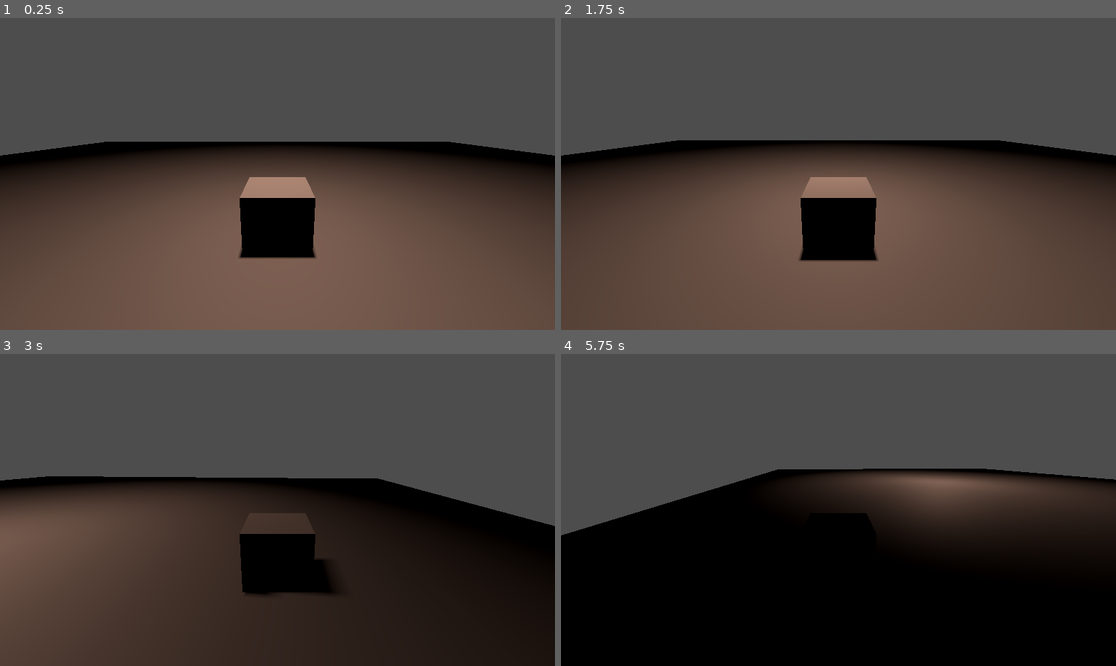
Above: before the commit, frames 1-4 (two rows, left to right).
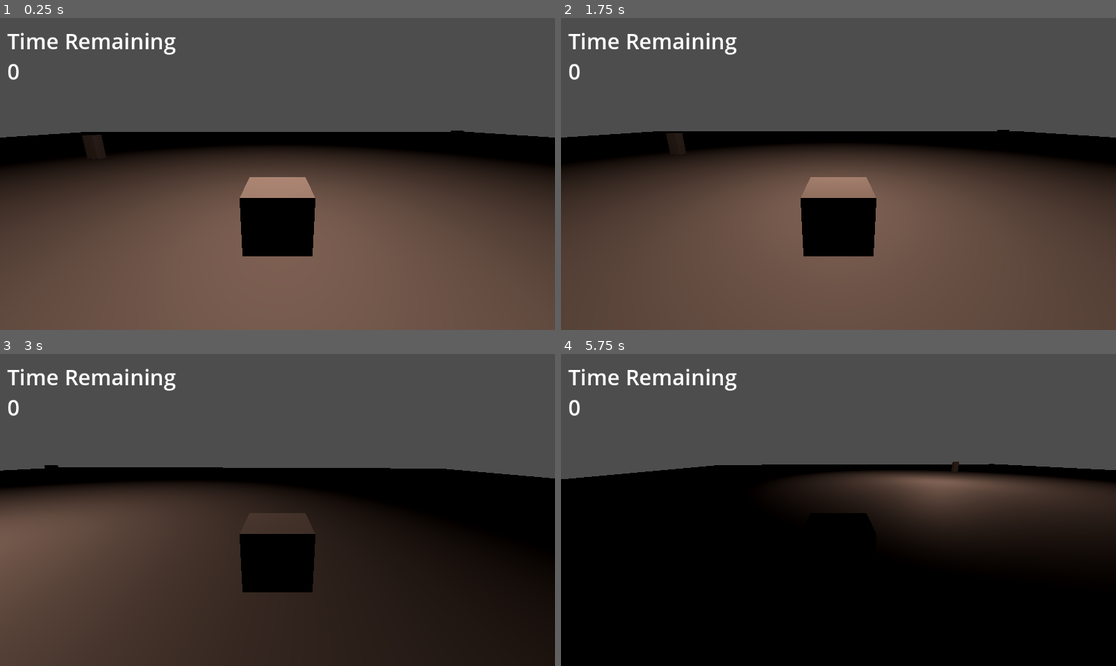
Above: after the commit, the same moments.

Repository: malceore/ClownCarGame
Game: Godot game, scene res://scenes/world.tscn
Two runs of this game, one before a commit and one after it. Both use one fixed random seed, a clock stepped at 60 frames per second and the inputs below.
Inputs (mouse positions are in pixels of both pictures, inside the frame that each line leads up to):
- Up to frame 1 (0.25 s): no input
- Up to frame 2 (1.75 s): tap Enter at 0.5 s; move the mouse to (960, 158) at 0.52 s; hold D (turn_right) 0.53-1.28 s; hold Space (honk, bound only after the commit) 0.53-1.28 s; move the mouse to (727, 189) at 1.27 s; hold S (reverse) from 1.28 s (still down); click (727, 189) at 1.35 s; tap Space (honk, bound only after the commit) at 1.55 s
- Up to frame 3 (3 s): move the mouse to (333, 441) at 2.02 s; release S (reverse) at 2.03 s; hold D (turn_right) 2.03-2.78 s; hold Space (honk, bound only after the commit) 2.03-2.78 s; move the mouse to (249, 572) at 2.77 s; hold W (accelerate) from 2.78 s (still down); tap Space (honk, bound only after the commit) at 2.85 s
- Up to frame 4 (5.75 s): move the mouse to (1005, 556) at 3.52 s; release W (accelerate) at 3.53 s; press the mouse at (1005, 556) at 3.53 s; hold A (turn_left) 3.53-5.03 s; tap Space (honk, bound only after the commit) at 3.8, 4.35 s; move the mouse to (672, 463) at 4.27 s; release the mouse at (672, 463) at 4.28 s; move the mouse to (866, 510) at 5.02 s; hold S (reverse) from 5.03 s (still down); hold Space (honk, bound only after the commit) from 5.03 s (still down)

The runs differ from the first frame. In frame 1, 4.7% of the frame differs, in the area x 0-100%, y 4-78%; in frame 2, 4.7%; in frame 3, 6.4%; in frame 4, 5.9%.

Commit message:
added clowns you can honk at, timer, win and lose states.

Diff:
--- a/project.godot
+++ b/project.godot
@@ -42,3 +42,8 @@
 "events": [Object(InputEventMouseButton,"resource_local_to_scene":false,"resource_name":"","device":-1,"window_id":0,"a …(258 unchanged characters)…
 ]
 }
+honk={
+"deadzone": 0.5,
+"events": [Object(InputEventKey,"resource_local_to_scene":false,"resource_name":"","device":-1,"window_id":0,"alt_pressed":false,"shift_pressed":false,"ctrl_pressed":false,"meta_pressed":false,"pressed":false,"keycode":0,"physical_keycode":32,"key_label":0,"unicode":32,"echo":false,"script":null)
+]
+}
--- /dev/null
+++ b/scenes/clown_billboard.tscn
@@ -0,0 +1,12 @@
+[gd_scene load_steps=3 format=3 uid="uid://dk13en0bbkjqb"]
+
+[ext_resource type="Script" path="res://scripts/clown_billboard.gd" id="1_4vd16"]
+
+[sub_resource type="BoxMesh" id="BoxMesh_cmh0x"]
+size = Vector3(1, 2.5, 1)
+
+[node name="ClownBillboard" type="Node3D" groups=["clowns"]]
+script = ExtResource("1_4vd16")
+
+[node name="MeshInstance3D" type="MeshInstance3D" parent="."]
+mesh = SubResource("BoxMesh_cmh0x")
--- /dev/null
+++ b/scenes/drive_timer.tscn
@@ -0,0 +1,25 @@
+[gd_scene load_steps=2 format=3 uid="uid://nv0j85y4k0f"]
+
+[ext_resource type="Script" path="res://scripts/drive_timer.gd" id="1_vxr8r"]
+
+[node name="DriveTimer" type="Control"]
+layout_mode = 3
+anchors_preset = 15
+anchor_right = 1.0
+anchor_bottom = 1.0
+grow_horizontal = 2
+grow_vertical = 2
+script = ExtResource("1_vxr8r")
+
+[node name="Timer" type="Timer" parent="."]
+wait_time = 600.0
+one_shot = true
+
+[node name="TimeRemaining" type="RichTextLabel" parent="."]
+layout_mode = 0
+offset_left = 15.0
+offset_top = 16.0
+offset_right = 503.0
+offset_bottom = 204.0
+theme_override_font_sizes/normal_font_size = 45
+text = "00:00:00"
--- a/scenes/world.tscn
+++ b/scenes/world.tscn
@@ -1,17 +1,22 @@
-[gd_scene load_steps=4 format=3 uid="uid://bc8d5dw48xue4"]
+[gd_scene load_steps=7 format=3 uid="uid://bc8d5dw48xue4"]
 
 [ext_resource type="PackedScene" uid="uid://dyfrjvxj54dp0" path="res://scenes/car.tscn" id="1_ai7gx"]
+[ext_resource type="Script" path="res://scripts/world.gd" id="1_b12pn"]
+[ext_resource type="PackedScene" uid="uid://dk13en0bbkjqb" path="res://scenes/clown_billboard.tscn" id="2_qjvlx"]
+[ext_resource type="PackedScene" uid="uid://nv0j85y4k0f" path="res://scenes/drive_timer.tscn" id="4_5mw8l"]
 
 [sub_resource type="BoxMesh" id="BoxMesh_7f043"]
-size = Vector3(60, 5, 60)
+size = Vector3(120, 5, 120)
 
 [sub_resource type="BoxShape3D" id="BoxShape3D_d2wer"]
-size = Vector3(60, 5, 60)
+size = Vector3(120, 5, 120)
 
 [node name="World" type="Node3D"]
+script = ExtResource("1_b12pn")
 
 [node name="Car" parent="." instance=ExtResource("1_ai7gx")]
 transform = Transform3D(1, 0, 0, 0, 1, 0, 0, 0, 1, 0, 1.63056, 0)
+honkRange = 5
 
 [node name="Sun" type="OmniLight3D" parent="."]
 transform = Transform3D(1, 0, 0, 0, 1, 0, 0, 0, 1, 0, 7.66458, 0)
@@ -30,3 +35,16 @@
 
 [node name="CollisionShape3D" type="CollisionShape3D" parent="Ground"]
 shape = SubResource("BoxShape3D_d2wer")
+
+[node name="ClownBillboard1" parent="." instance=ExtResource("2_qjvlx")]
+transform = Transform3D(1, 0, 0, 0, 1, 0, 0, 0, 1, 24.0315, 1, -21.635)
+
+[node name="ClownBillboard2" parent="." instance=ExtResource("2_qjvlx")]
+transform = Transform3D(1, 0, 0, 0, 1, 0, 0, 0, 1, -18, 1, -14)
+
+[node name="ClownBillboard3" parent="." instance=ExtResource("2_qjvlx")]
+transform = Transform3D(1, 0, 0, 0, 1, 0, 0, 0, 1, 12.2651, 1, 27.6881)
+
+[node name="UI" type="CanvasLayer" parent="."]
+
+[node name="DriveTimer" parent="UI" instance=ExtResource("4_5mw8l")]
--- a/scripts/car.gd
+++ b/scripts/car.gd
@@ -6,12 +6,13 @@
 
 @export var turn_speed = 2
 @export var acceleration = 50
-
+@export var honkRange = 6
 var sphere_offset = Vector3(0, -1.0, 0)
 var steering = 21.0
 var turn_stop_limit = 0.75
 var speed_input = 0
 var rotate_input = 0
+
 
 func _ready():
 	ground_ray.add_exception(ball)
@@ -22,10 +23,14 @@
 	# Accelerate based on car's forward direction
 	ball.apply_central_force(-car_mesh.global_transform.basis.z * speed_input)
 
+func _input(event):
+	if event.is_action_pressed("honk"):
+		for clown in get_parent().clowns:
+			if clown.position.distance_to(car_mesh.position) <= honkRange and clown.enabled:
+				print("You can cram!")
+				clown.disable()
+
 func _process(delta):
-	# Can't steer/accelerate when in the air
-	if not ground_ray.is_colliding():
-		return
 	# Get accelerate/brake input
 	speed_input = 0
 	speed_input += Input.get_action_strength("accelerate")
--- /dev/null
+++ b/scripts/clown_billboard.gd
@@ -0,0 +1,14 @@
+extends Node3D
+
+var enabled = true
+# Called when the node enters the scene tree for the first time.
+func _ready():
+	pass # Replace with function body.
+
+func disable():
+	enabled = false
+	position.y = position.y-1000
+
+# Called every frame. 'delta' is the elapsed time since the previous frame.
+func _process(delta):
+	pass
--- /dev/null
+++ b/scripts/drive_timer.gd
@@ -0,0 +1,7 @@
+extends Control
+
+func timesUp():
+	print("You lose")
+
+func _process(delta):
+	$TimeRemaining.text = "Time Remaining\n" + str($Timer.time_left)
--- /dev/null
+++ b/scripts/world.gd
@@ -0,0 +1,18 @@
+extends Node3D
+
+@onready var clowns = get_tree().get_nodes_in_group("clowns")
+
+
+func _ready():
+	pass
+	#parentCamera()
+
+func _process(delta):
+	if victory():
+		print("You win!")
+
+func victory():
+	for clown in clowns:
+		if clown.enabled:
+			return false
+	return true
